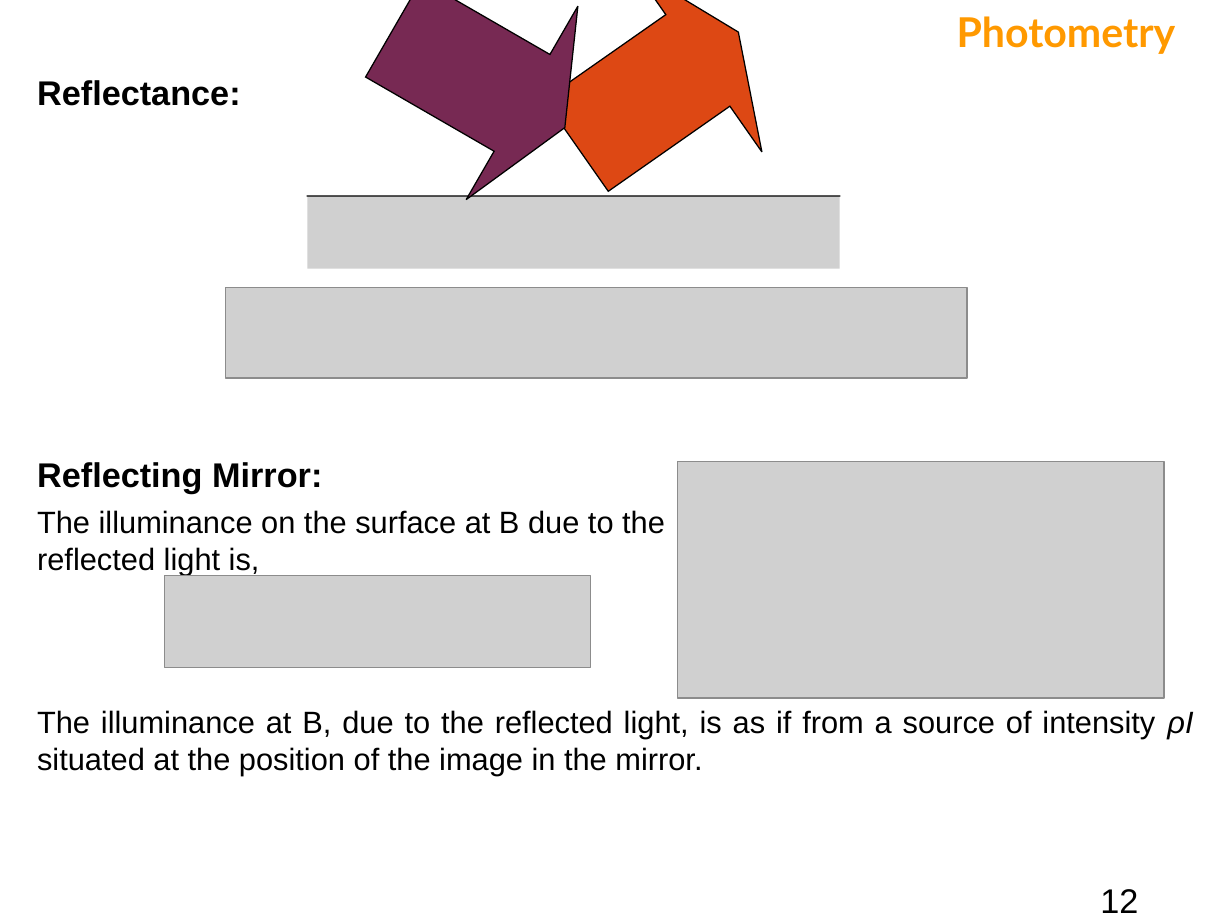
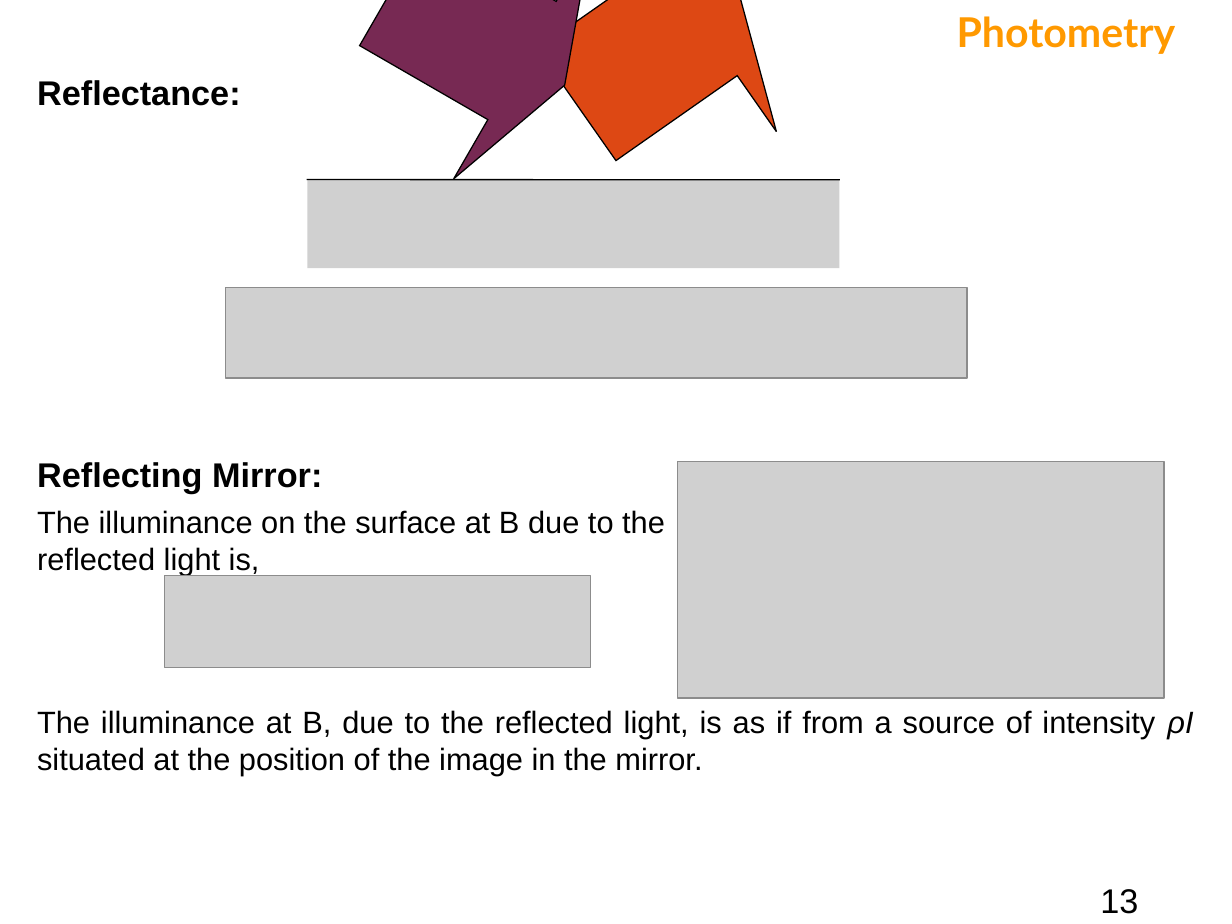
Before and after one commit to bagustris/TeknikOptik, a slide deck: slide 13 of slide/Fotometri.ppt (slide 12 before the commit). Drawn at 1232x924 pixels with LibreOffice and Linux fonts; fonts in the diff are those of the drawing; grey boxes stand for pictures. Boxes give left, top, right and bottom in pixels: in the first picture for what was removed or moved away, otherwise in the second. Text is boxed around its words. In the diff, an @@ line names an element or a change of style, - is before the commit and + after.

```diff
--- a/slide/Fotometri.ppt
+++ b/slide/Fotometri.ppt
@@ up arrow: place and size @@
-up arrow at [337, 0, 620, 224]
+up arrow at [326, 0, 633, 203]
@@ up arrow: place and size @@
-up arrow at [512, 0, 802, 238]
+up arrow at [499, 0, 817, 217]
@@ picture: place and size @@
-picture at [307, 196, 839, 269]
+picture at [307, 180, 839, 269]
@@ line moved from (307, 196) - (840, 196) to (307, 180) - (839, 180) @@
@@ page number at [1100, 889, 1138, 914]: text changed @@
-12
+13
```
Also in this commit, not shown: 3 other slides changed, 1 slide added, 2 other files.
